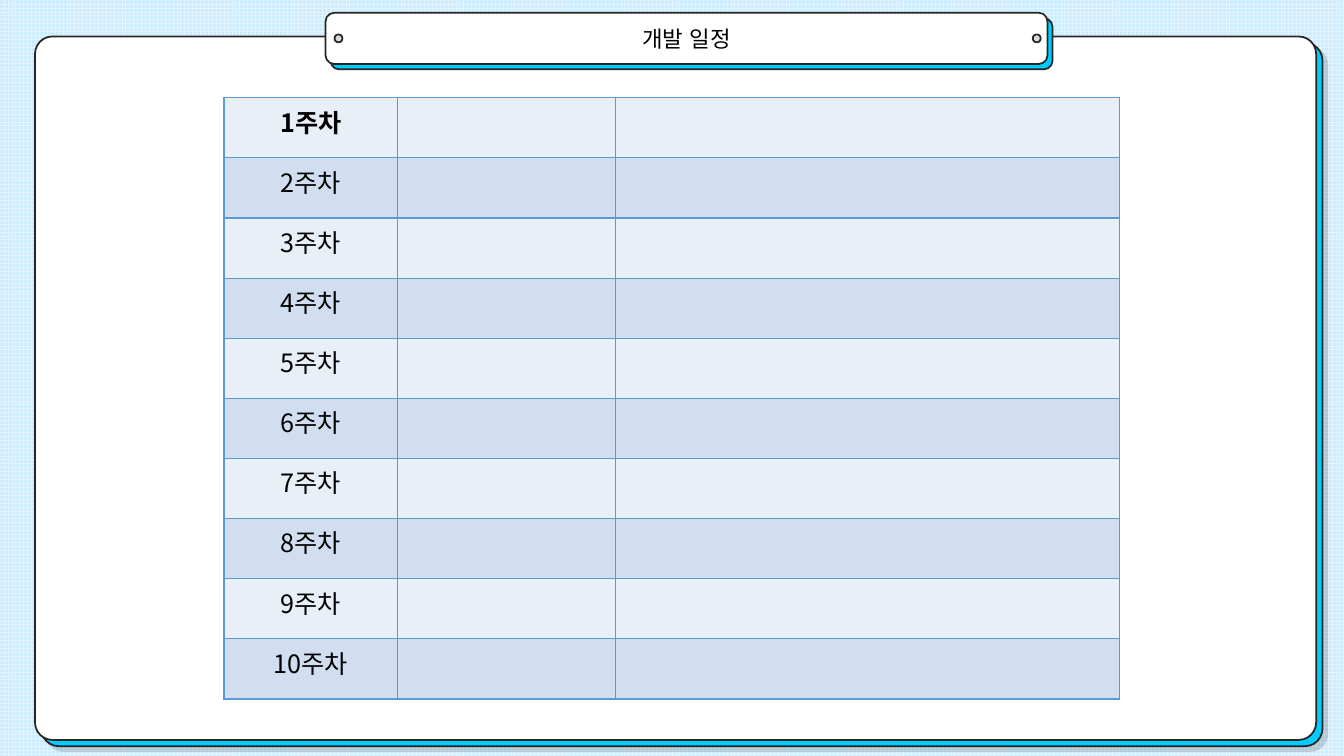
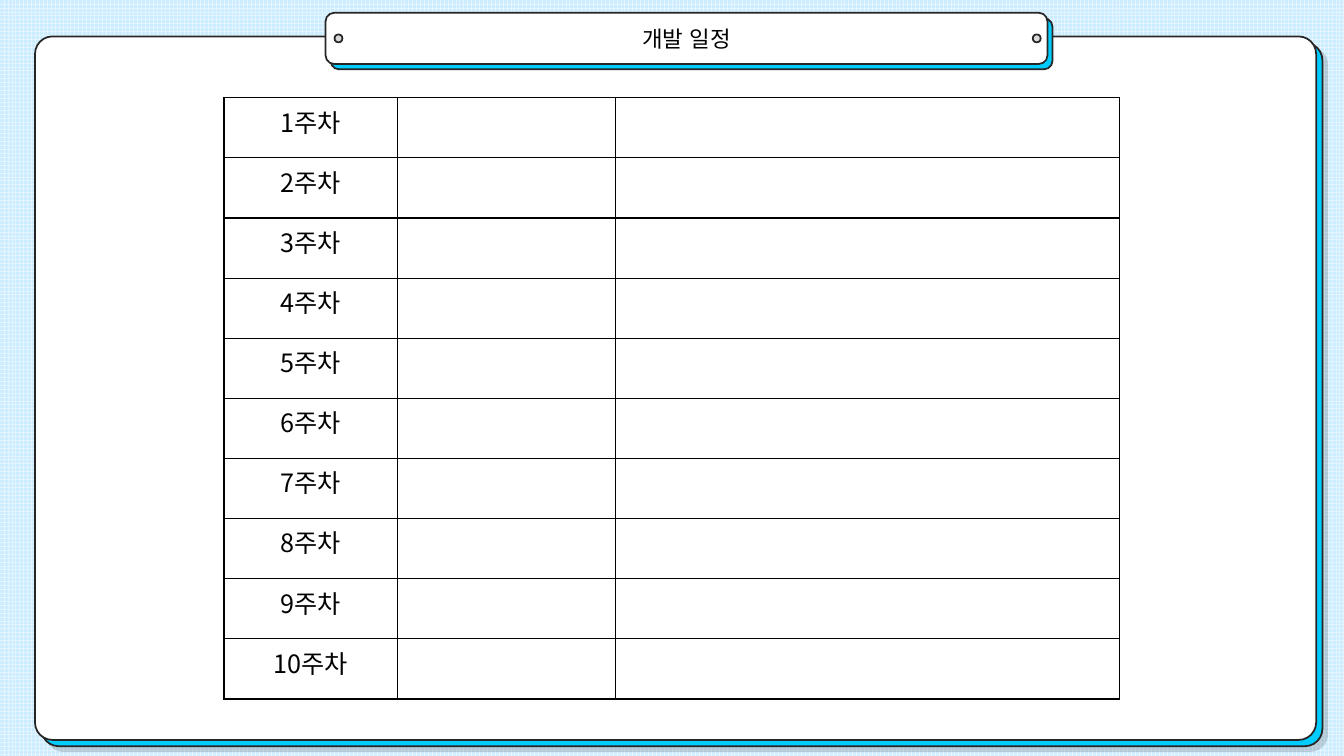
Before and after one commit to yeonii01/2020180038_2DGP_DRILL, a slide deck: slide 7 of 프로젝트1차/프로젝트 1차 발표 ppt.pptx. Drawn at 1344x756 pixels with LibreOffice and Linux fonts; fonts in the diff are those of the drawing. Boxes give left, top, right and bottom in pixels: in the first picture for what was removed or moved away, otherwise in the second. Text is boxed around its words. In the diff, an @@ line names an element or a change of style, - is before the commit and + after.

```diff
--- a/프로젝트1차/프로젝트 1차 발표 ppt.pptx
+++ b/프로젝트1차/프로젝트 1차 발표 ppt.pptx
@@ table at (224, 98, 1120, 700) @@
@@ fill #EAEFF7 to none in 5 cells @@
@@ fill #D2DEEF to none in 5 cells @@
@@ bold off in "1주차" @@
@@ borders changed @@
```
Also in this commit, not shown: 1 other slide changed.
